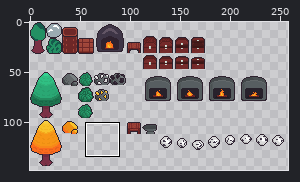
A sprite sheet gets an edit: assets/Textures/objects.png. The picture above shows the old version from afar; the outline marks the close-up.
Close-up. Before the edit:
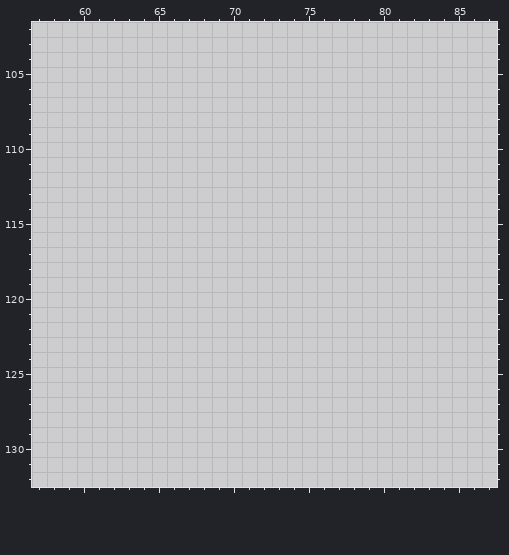
The file is 512x512 pixels. Colours within 5 levels of each other are drawn and written as one. Shown: x 57..87, y 102..132. The wide view leaves out empty margins.
The same view after the edit:
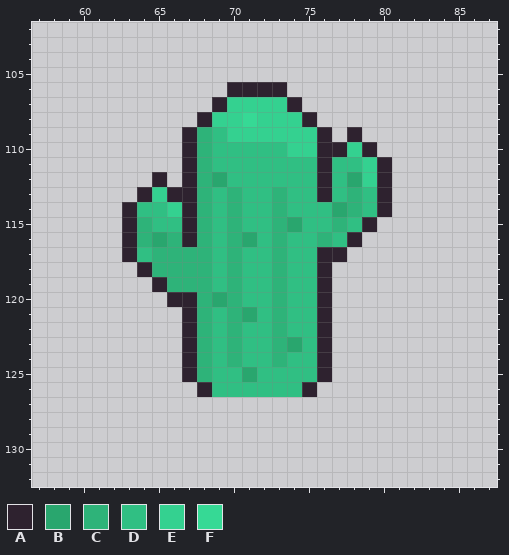
Palette (. is transparent): A #2e222f  B #29a66e  C #2eb379  D #30bf83  E #34d190  F #36d995
Changes in this commit:
Changed rows in their new state; - is an unchanged pixel.
first column x 63:
106 -------AAAA-------
107 ------AEEEEA------
108 -----AEEFEEEA-----
109 ----ACDEEEEEEA-A--
110 ----ACDDDDDEEAAEA-
111 ----ACDDDDDDDADDEA
112 --A-ACBDDDDDDADBEA
113 -AEAACDCDDCDDADCDA
114 ADDEACDCDDCDDDBCDA
115 ACDDACDCDDCBDDCDA-
116 ACBCACDCBDCDDCDA--
117 ADCCCCDCDDCDDAA---
118 -ACCCCDCDDCDDA----
119 --ACCCDCDDCDDA----
120 ---AACBCDDCDDA----
121 ----ACDCBDCDDA----
122 ----ACDCDDCDDA----
123 ----ACDCDDCBDA----
124 ----ACDCDDCDDA----
125 ----ACDDBDDDDA----
126 -----ADDDDDDA-----
Pixel boxes of the changes (left, top, right, bottom) in both close-ups:
added: (122, 82, 392, 397)
